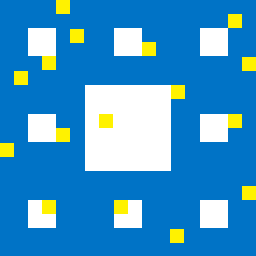
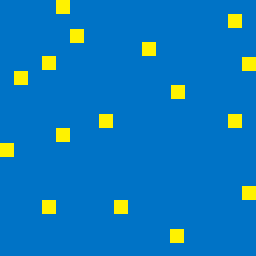
Layer changes from the first w=256, h=256 image to the second:
hid group "Group 1 copy 8" (9 layers) over bbox(28, 114, 56, 142)
hid group "Group 1 copy 7" (9 layers) over bbox(28, 200, 56, 228)
hid group "Group 1 copy 6" (9 layers) over bbox(114, 200, 142, 228)
hid group "Group 1 copy 5" (9 layers) over bbox(200, 200, 228, 228)
hid group "Group 1 copy 4" (9 layers) over bbox(200, 114, 228, 142)
hid group "Group 1 copy 3" (9 layers) over bbox(200, 28, 228, 56)
hid group "Group 1 copy 2" (9 layers) over bbox(114, 28, 142, 56)
hid group "Group 1 copy" (9 layers) over bbox(28, 28, 56, 56)
added layer "Rectangle 1 copy 25" in group "Group 1" over bbox(85, 85, 171, 171)
